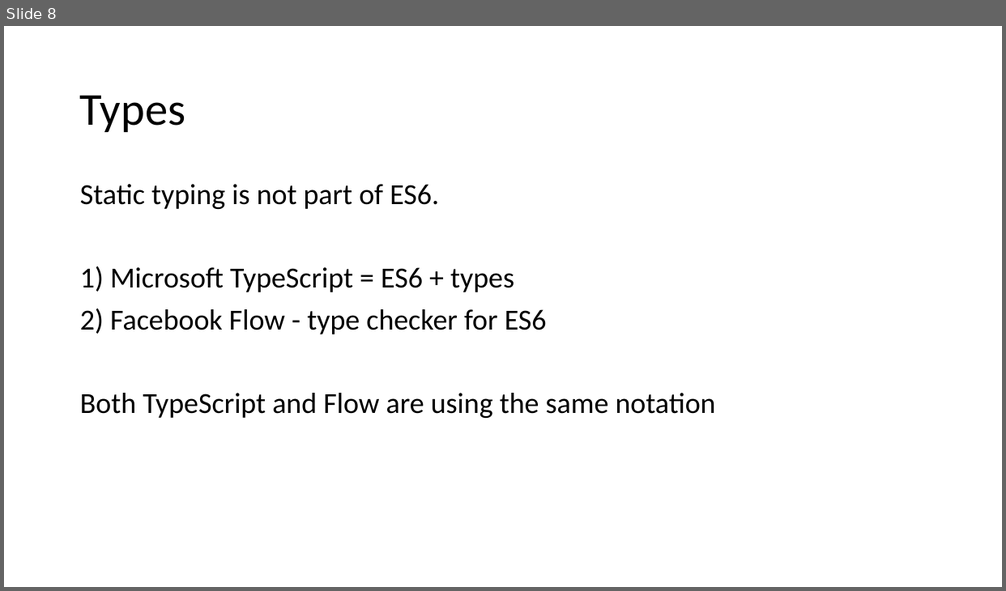
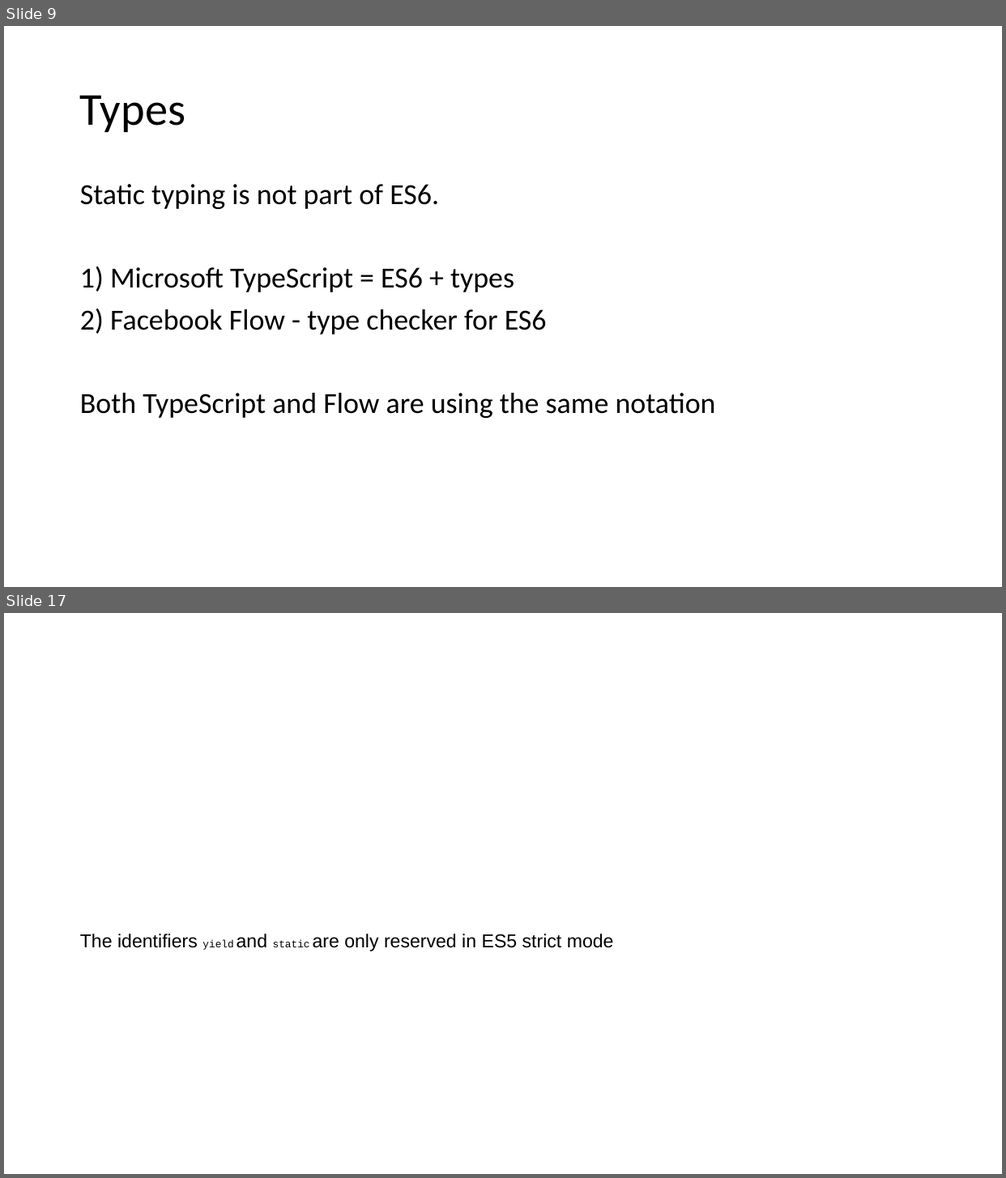
Before and after one commit to dzmitry-varabei/front-end-course, a slide deck: es6/es6.pptx. Shown one above the other, each under a label of ours: slide 8 before the commit, slides 9 and 17 after it; the slides between them are not shown. The pictures are 1006x591 and 1006x1178 pixels, drawn with LibreOffice and Linux fonts; fonts in the diff are those of the drawing. Boxes give left, top, right and bottom in pixels: in the first picture for what was removed or moved away, otherwise in the second. Text is boxed around its words. In the diff, an @@ line names an element or a change of style, - is before the commit and + after.

```diff
--- a/es6/es6.pptx
+++ b/es6/es6.pptx
@@ slide 17 added at box(4, 613, 1002, 1174), background #FFFFFF @@
@@ text added at box(80, 934, 614, 952), 18 pt, text #000000 @@
+The identifiers yield and static are only reserved in ES5 strict mode
@@ what was slide 8 is now slide 9 @@
```
Also in this commit, not shown: 1 slide changed, 9 other slides added, 1 other file.
